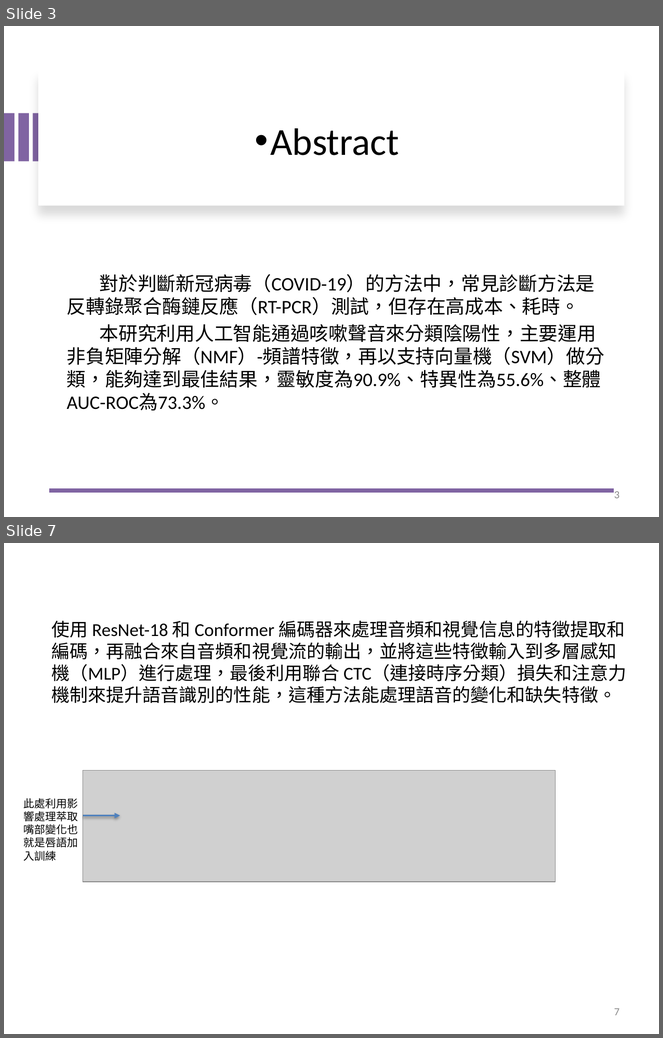
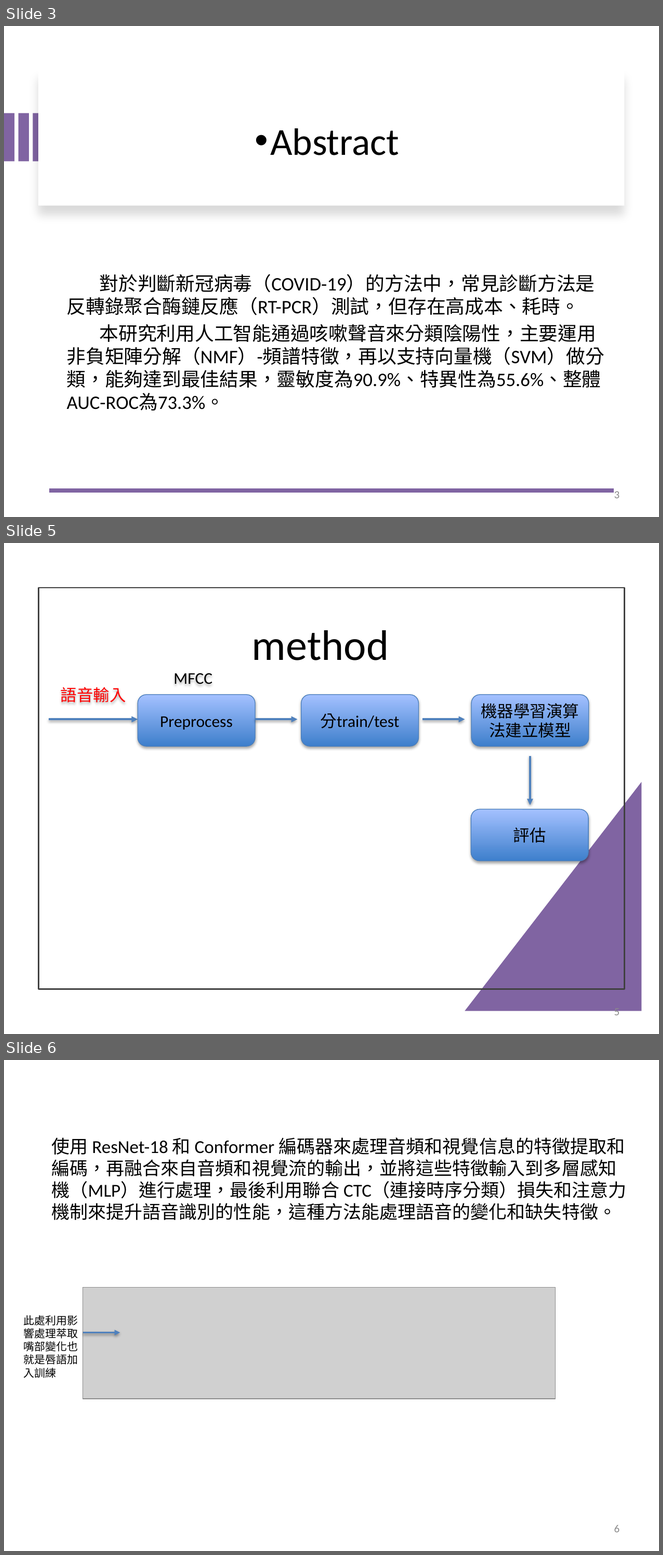
Before and after one commit to jasonfghx/lilicoco, a slide deck: 大學生/6哥FINAL1006.pptx. Shown one above the other, each under a label of ours: slides 3 and 7 before the commit, slides 3, 5 and 6 after it; the slides between them are not shown. The pictures are 663x1038 and 663x1555 pixels, drawn with LibreOffice and Linux fonts; fonts in the diff are those of the drawing; grey boxes stand for pictures. Boxes give left, top, right and bottom in pixels: in the first picture for what was removed or moved away, otherwise in the second. Text is boxed around its words. In the diff, an @@ line names an element or a change of style, - is before the commit and + after.

```diff
--- a/大學生/6哥FINAL1006.pptx
+++ b/大學生/6哥FINAL1006.pptx
@@ slide 5 added at <box>4,543,659,1034</box>, background #FFFFFF @@
@@ rectangle added at <box>39,588,624,989</box>, outline #404040 1.5 pt @@
@@ title added at <box>252,630,389,661</box>, 47 pt, text #000000 @@
+method
@@ text added at <box>174,673,213,684</box>, 18 pt, text #000000 @@
+MFCC
@@ text added at <box>61,687,126,703</box>, 18 pt, text #FF0000 @@
+語音輸入
@@ rounded rectangle added at <box>138,695,255,747</box>, fill gradient #3F80CE to #A4C4FF, outline #4B7EBC 0.75 pt, 18 pt, text #000000 @@
+Preprocess
@@ rounded rectangle added at <box>301,695,419,747</box>, fill gradient #3F80CE to #A4C4FF, outline #4B7EBC 0.75 pt, 18 pt, text #000000 @@
+分train/test
@@ rounded rectangle added at <box>472,695,589,747</box>, fill gradient #3F80CE to #A4C4FF, outline #4B7EBC 0.75 pt, 18 pt, text #000000 @@
+機器學習演算法建立模型
@@ arrow added from (49, 719) to (138, 719), #4F81BD 2.25 pt @@
@@ arrow added from (255, 719) to (297, 719), #4F81BD 2.25 pt @@
@@ arrow added from (423, 719) to (465, 719), #4F81BD 2.25 pt @@
@@ arrow added from (530, 756) to (530, 805), #4F81BD 2.25 pt @@
@@ right triangle added at <box>465,782,642,1012</box>, fill #8064A2 @@
@@ rounded rectangle added at <box>471,810,588,861</box>, fill gradient #3F80CE to #A4C4FF, outline #4B7EBC 0.75 pt, 18 pt, text #000000 @@
+評估
@@ page number added at <box>614,1006,620,1019</box>, 12 pt, text #8C8C8C @@
+5
@@ what was slide 7 is now slide 6 @@
@@ page number at <box>614,1525,620,1533</box>: text changed @@
-7
+6
```
Also in this commit, not shown: 2 slides changed, 2 slides removed.
